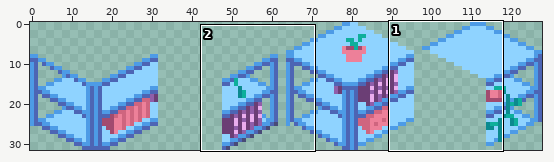
Sprite sheet: Assets/Art/Decoration/S_ENV_Cupboard.png. Above: a wide view before the commit, with the close-up outlined.
Close-up. The starting point:
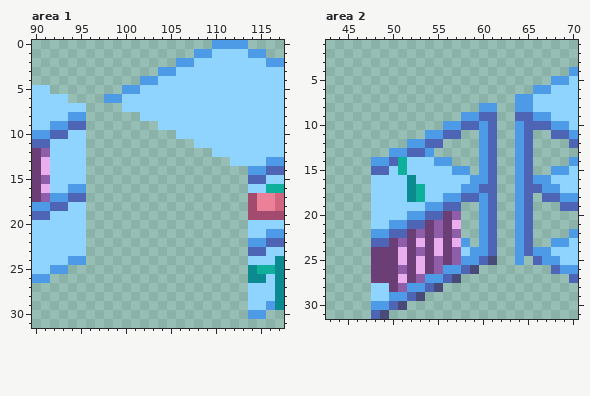
The file is 128x32 pixels. Shown: area 1: x 90..117, y 0..31; area 2: x 43..70, y 1..31.
New version:
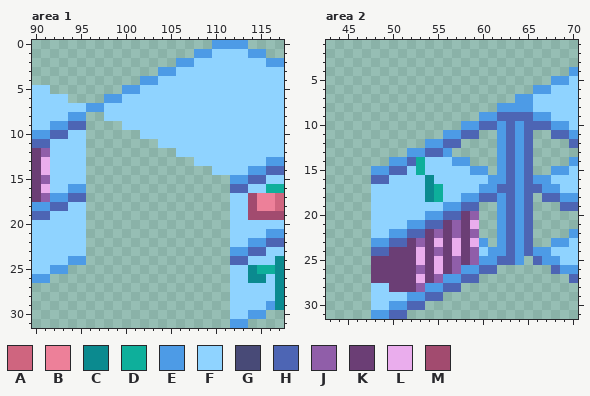
Palette (. is transparent): A #cf657f  B #ed8099  C #0b8a8f  D #0eaf9b  E #4d9be6  F #8fd3ff  G #484a77  H #4d65b4  J #905ea9  K #6b3e75  L #eaaded  M #a24b6f
Changes in this commit:
--- area 1
@@ x 90..117 @@
  6 FFFF....EEFFFFFFFFFFFFFFFFFF
- 7 FFFFFF....FFFFFFFFFFFFFFFFFF
- 8 FFFFEE......FFFFFFFFFFFFFFFF
- 9 FFEEHH........FFFFFFFFFFFFFF
-10 EEHHFF..........FFFFFFFFFFFF
-11 HHFFFF............FFFFFFFFFF
-12 KJFFFF..............FFFFFFFF
-13 KLFFFF................FFFFEE
-14 KLFFFF..................EEHH
-15 KJFFFF..................HHFF
-16 KLFFEE..................FFDD
-17 KJEEHH..................MBBA
-18 EEHHFF..................MBBA
-19 HHFFFF..................MMMM
-20 FFFFFF..................FFFF
-21 FFFFFF..................FFEE
-22 FFFFFF..................EEHH
-23 FFFFFF..................HHFF
-24 FFFFEE..................FFFC
-25 FFEE....................CDDC
-26 EE......................CCFC
-27 ........................FFFC
-28 ........................FFFC
-29 ........................FFEC
-30 ........................EE..
-31 ............................
+ 7 FFFFFFEEFFFFFFFFFFFFFFFFFFFF
+ 8 FFFFEE..FFFFFFFFFFFFFFFFFFFF
+ 9 FFEEHH....FFFFFFFFFFFFFFFFFF
+10 EEHHFF......FFFFFFFFFFFFFFFF
+11 HHFFFF........FFFFFFFFFFFFFF
+12 KJFFFF..........FFFFFFFFFFFF
+13 KLFFFF............FFFFFFFFEE
+14 KLFFFF..............FFFFEEHH
+15 KJFFFF................EEHHFF
+16 KLFFEE................HHFFDD
+17 KJEEHH................FFMBBA
+18 EEHHFF................FFMBBA
+19 HHFFFF................FFMMMM
+20 FFFFFF................FFFFFF
+21 FFFFFF................FFFFEE
+22 FFFFFF................FFEEHH
+23 FFFFFF................EEHHFF
+24 FFFFEE................HHFFFC
+25 FFEE..................FFCDDC
+26 EE....................FFCCFC
+27 ......................FFFFFC
+28 ......................FFFFFC
+29 ......................FFFFEC
+30 ......................FFEE..
+31 ......................EE....
--- area 2
@@ x 43..70 @@
  7 .....................EEFFFFF
- 8 .................EE..EEFFFFF
- 9 ...............EEHH..HHEEFFF
-10 .............EEHHEH..EHHHEEF
-11 ...........EEHH..EH..EH..HHE
-12 .........EEHH....EH..EH....H
-13 .......EEHHE.....EH..EH.....
-14 .....EEHDFFFEE...EH..EH....E
-15 .....HHFDFFFFFEE.EH..EH..EEF
-16 .....FFFFCFFFFFFEEH..EHEEFFF
-17 .....FFFFCDFFFFEEHH..EHHEEFF
-18 .....FFFFCDFFEEHHEH..EH.HHEE
-19 .....FFFFFFEEHH..EH..EH...HH
-20 .....FFFFEEHHKJ..EH..EH.....
-21 .....FFEEHHKJKL..EH..EH.....
-22 .....EEHHKJKJKJ..EH..EH....E
-23 .....HHKJKLKLKLE.EH..EH..EEF
-24 .....KKKLKJKLKJFEEH..EHEEFFF
-25 .....KKKLKLKJKJEEHG..E.HEEFF
-26 .....KKKJKLKJEEHG........HEE
-27 .....KKKLKJEEHG............H
-28 .....FFKJEEHG...............
-29 .....FFEEHG.................
-30 .....EEHG...................
-31 .....HG.....................
+ 8 ...................EEEEFFFFF
+ 9 .................EEHHHHEEFFF
+10 ...............EEHHEHEHHHEEF
+11 .............EEHH..EHEH..HHE
+12 ...........EEHH....EHEH....H
+13 .........EEHHE.....EHEH.....
+14 .......EEHDFFFEE...EHEH....E
+15 .....EEHHFDFFFFFEE.EHEH..EEF
+16 .....HHFFFFCFFFFFFEEHEHEEFFF
+17 .....FFFFFFCDFFFFEEHHEHHEEFF
+18 .....FFFFFFCDFFEEHHEHEH.HHEE
+19 .....FFFFFFFFEEHH..EHEH...HH
+20 .....FFFFFFEEHHKJ..EHEH.....
+21 .....FFFFEEHHKJKL..EHEH.....
+22 .....FFEEHHKJKJKJ..EHEH....E
+23 .....EEHHKJKLKLKLE.EHEH..EEF
+24 .....HHKKKLKJKLKJFEEHEHEEFFF
+25 .....KKKKKLKLKJKJEEHHE.HEEFF
+26 .....KKKKKJKLKJEEHH......HEE
+27 .....KKKKKLKJEEHH..........H
+28 .....FFKKKJEEHH.............
+29 .....FFFFEEHH...............
+30 .....FFEEHH.................
+31 .....EEHH...................
Pixel boxes of the changes (left, top, right, bottom) in both close-ups:
added: (86, 103, 248, 328)
changed: (371, 103, 515, 319)
